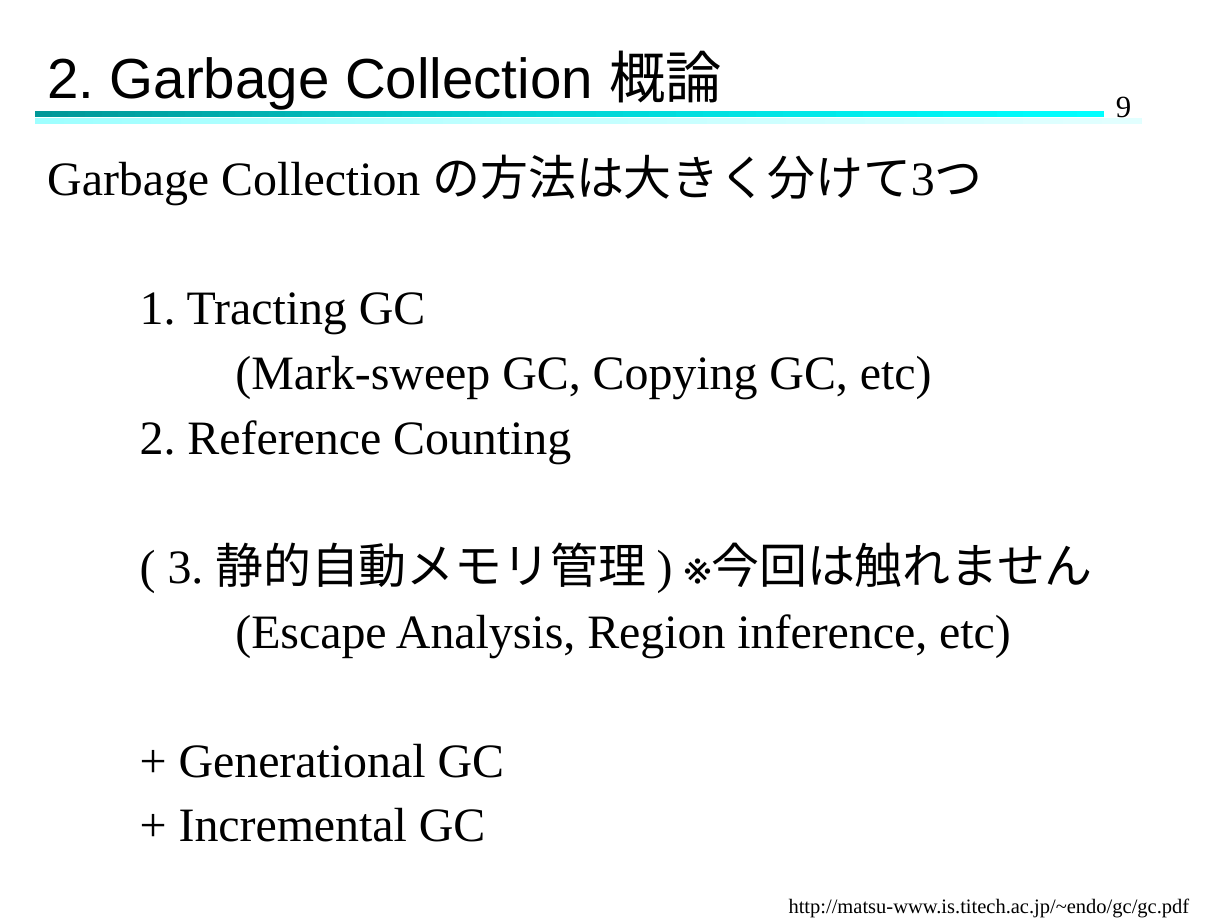
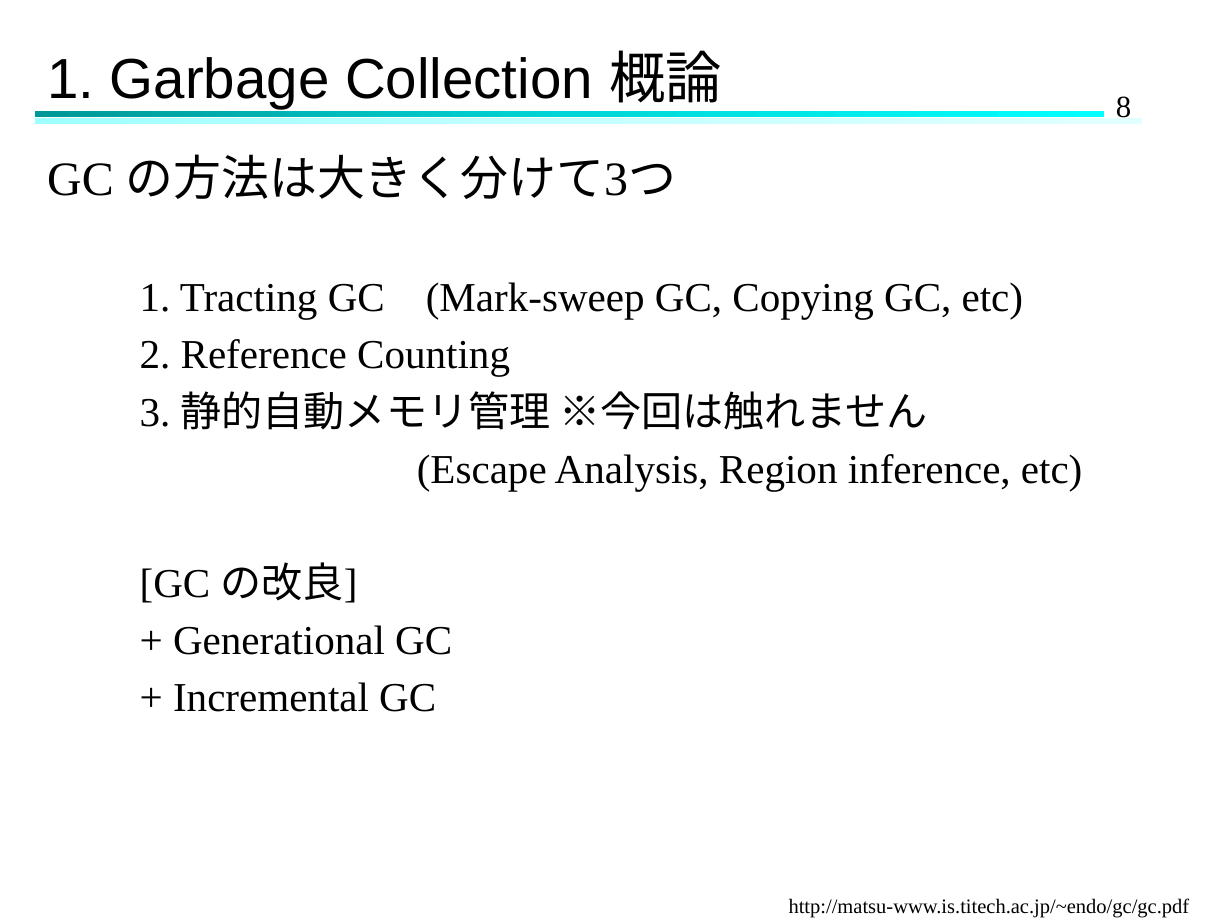
Before and after one commit to Hinata-Mikami/HinataMikami, a slide deck: slide 8 of 研究室関連/ゼミ/2024.11.27ゼミ.pptx (slide 9 before the commit). Drawn at 1232x924 pixels with LibreOffice and Linux fonts; fonts in the diff are those of the drawing. Boxes give left, top, right and bottom in pixels: in the first picture for what was removed or moved away, otherwise in the second. Text is boxed around its words. In the diff, an @@ line names an element or a change of style, - is before the commit and + after.

```diff
--- a/研究室関連/ゼミ/2024.11.27ゼミ.pptx
+++ b/研究室関連/ゼミ/2024.11.27ゼミ.pptx
@@ title at [47, 50, 722, 113]: text changed @@
-2. Garbage Collection 概論
+1. Garbage Collection 概論
@@ page number at [1116, 96, 1131, 118]: text changed @@
-9
+8
@@ text at [47, 154, 1023, 319]: text changed; size 28 to 24 pt @@
-Garbage Collection の方法は大きく分けて3つ
-1. Tracting GC
-(Mark-sweep GC, Copying GC, etc)
+GC の方法は大きく分けて3つ
+1. Tracting GC (Mark-sweep GC, Copying GC, etc)
@@ text at [140, 339, 1082, 712]: size 28 to 24 pt in "2. Reference Counting", "(Escape Analysis, Region inference, etc)", "+ Generational GC", "+ Incremental GC" @@
@@ text at [140, 391, 928, 430]: text changed; size 28 to 24 pt @@
-( 3. 静的自動メモリ管理 ) ※今回は触れません
+3. 静的自動メモリ管理 ※今回は触れません
@@ text at [140, 562, 358, 603]: paragraph added @@
+[GC の改良]
```
Also in this commit, not shown: 15 other slides changed, 1 slide removed.
